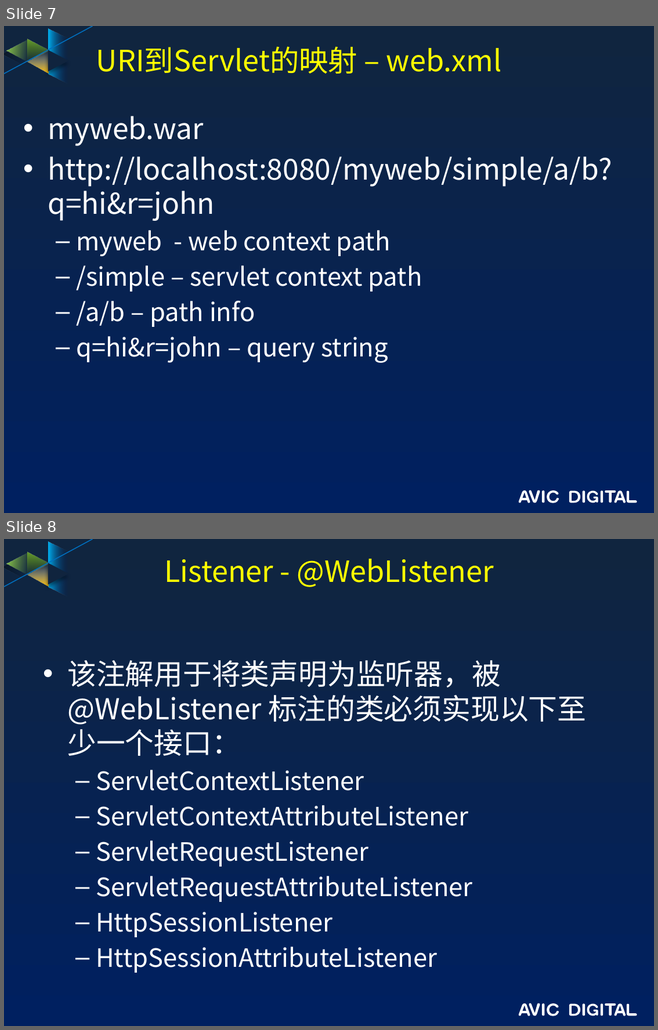
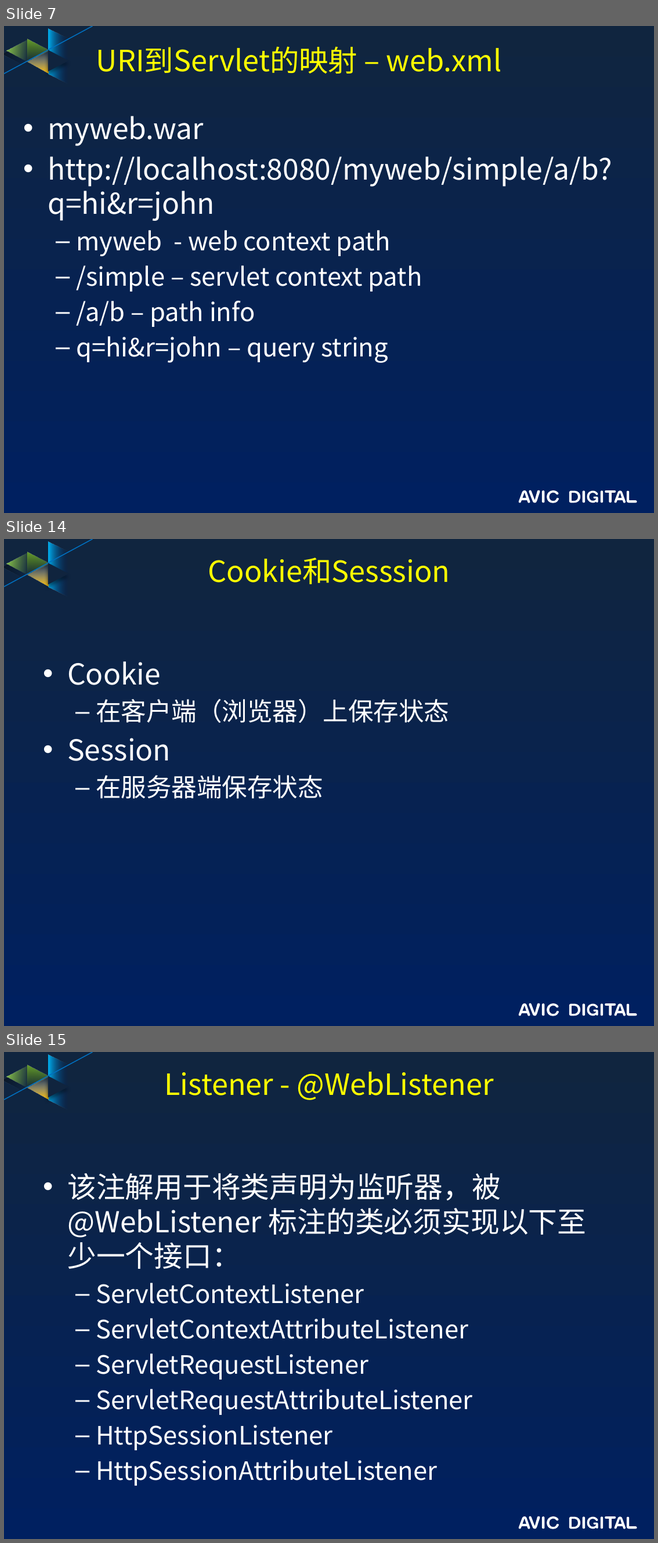
Before and after one commit to guofengzh/java-way, a slide deck: spring/docs/02-servlet-basic.pptx. Shown one above the other, each under a label of ours: slides 7 and 8 before the commit, slides 7, 14 and 15 after it; the slides between them are not shown. The pictures are 658x1030 and 658x1543 pixels, drawn with LibreOffice and Linux fonts; fonts in the diff are those of the drawing; background and template pictures are left out. Boxes give left, top, right and bottom in pixels: in the first picture for what was removed or moved away, otherwise in the second. Text is boxed around its words. In the diff, an @@ line names an element or a change of style, - is before the commit and + after.

```diff
--- a/spring/docs/02-servlet-basic.pptx
+++ b/spring/docs/02-servlet-basic.pptx
@@ slide 14 added at bbox=[4, 539, 654, 1026], background gradient #10253F to #002060; not listed: 17 template elements that a slide beside it also shows @@
@@ title added at bbox=[208, 558, 449, 584], 32.4 pt, text #FFFF00 @@
+Cookie和Sesssion
@@ text added at bbox=[67, 661, 449, 799], 28 pt, text #FFFFFF @@
+• Cookie
+  – 在客户端（浏览器）上保存状态
+• Session
+  – 在服务器端保存状态
@@ what was slide 8 is now slide 15 @@
```
Also in this commit, not shown: 6 other slides added.
